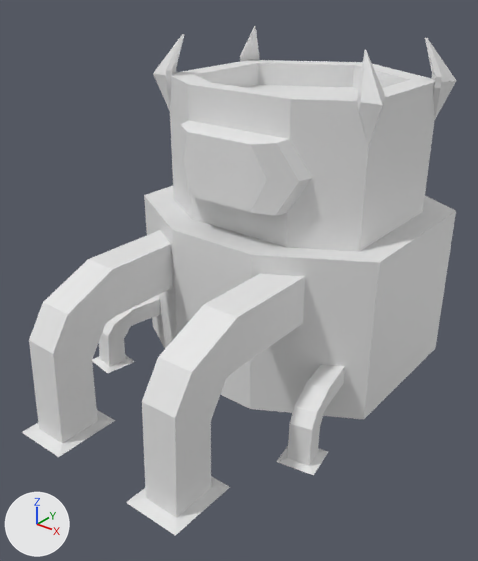
Two versions of the FBX model Assets/3DAssets/B_Foundry.fbx, one commit apart.
Rendered twice from a 50 mm camera at (0.675, -1.017, 0.722) aimed at (0.004, -0.178, 0.202). Every picture has the same lights, and +X, +Y and +Z are marked at lower left. Where no turn or scale is listed for an object, it has been applied to the vertices.

Names of what the first picture shows: 'B_Fondry_spike', 'B_Foundry'.
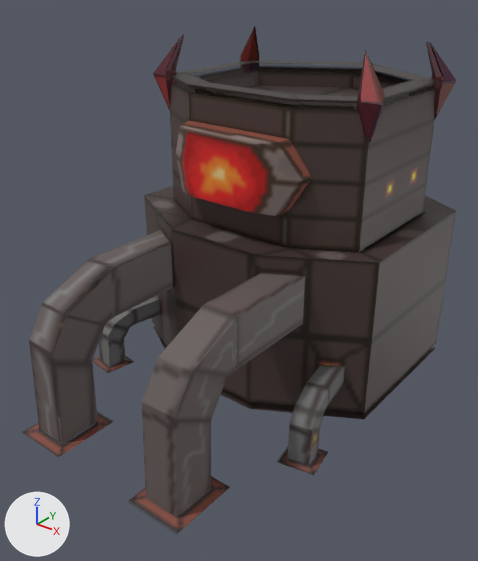
What the commit changed:
Picture 'test.png' (img_test_png) is new.
Picture 'Spike_foundry.png' (img_spike_foundry_png) is new.
Material 'Material.003' (mat_material_003) is new.
Its texture is img_test_png (with its transparency).
Material 'Test.001' (mat_test_001) is new.
Its texture is img_spike_foundry_png (with its transparency).
me_cube has 72 vertices, 64 faces and spans x -0.232..0.232, y -0.136..0.136, z -0.065..0.073.
me_cube no longer uses material mat_material (white #e7e7e7).
me_cube now uses material mat_test_001 (picture img_spike_foundry_png).
me_cylinder_001 has 186 vertices, 188 faces and spans x -0.266..0.266, y -0.541..0.3, z -0.003..0.534.
me_cylinder_001 is used by ob_b_foundry; location (0.0, 0.0, 0.0).
me_cylinder_001 no longer uses material mat_material (white #e7e7e7).
me_cylinder_001 part 1: texture (UV) coordinates of 188 of 188 faces, centred in x -0.26..0.26, y -0.53..0.225, z -0.002..0.534, changed; they spanned u 0.0..1.0, v 0.01..1.0 and now span u 0.0..0.53, v 0.05..1.0.
me_cylinder_001 now uses material mat_material_003 (picture img_test_png).

What differs and where, as boxes (x1, y1, x2, y2) in the pictures (478 x 561 px):
'B_Foundry', recoloured, surface changed
    both: (22, 60, 456, 535)
'B_Fondry_spike', recoloured (white to brown)
    both: (153, 26, 456, 148)
part 1 of me_cylinder_001, surface changed
    before: (22, 60, 456, 535)
    after: (22, 60, 456, 534)
